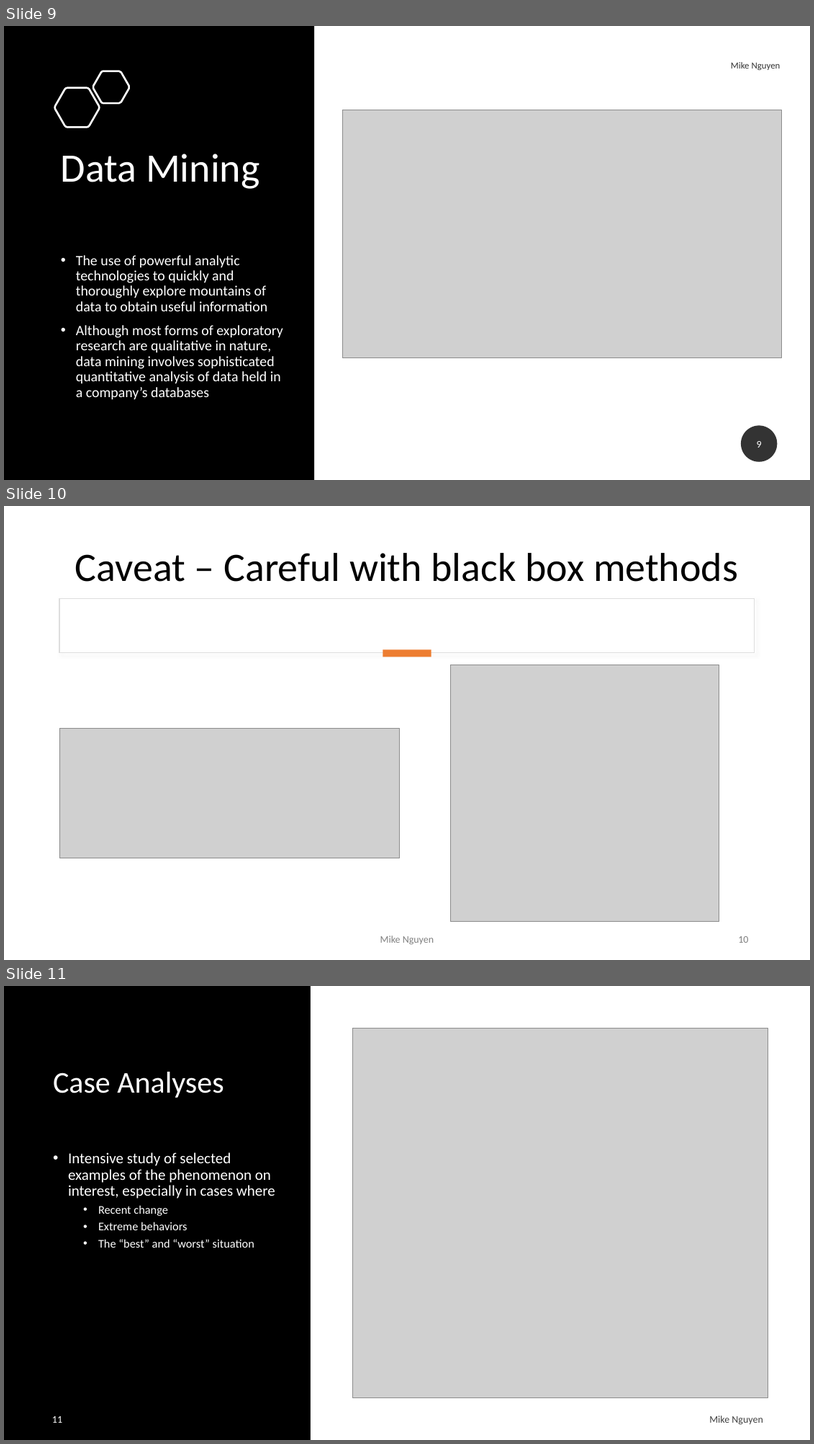
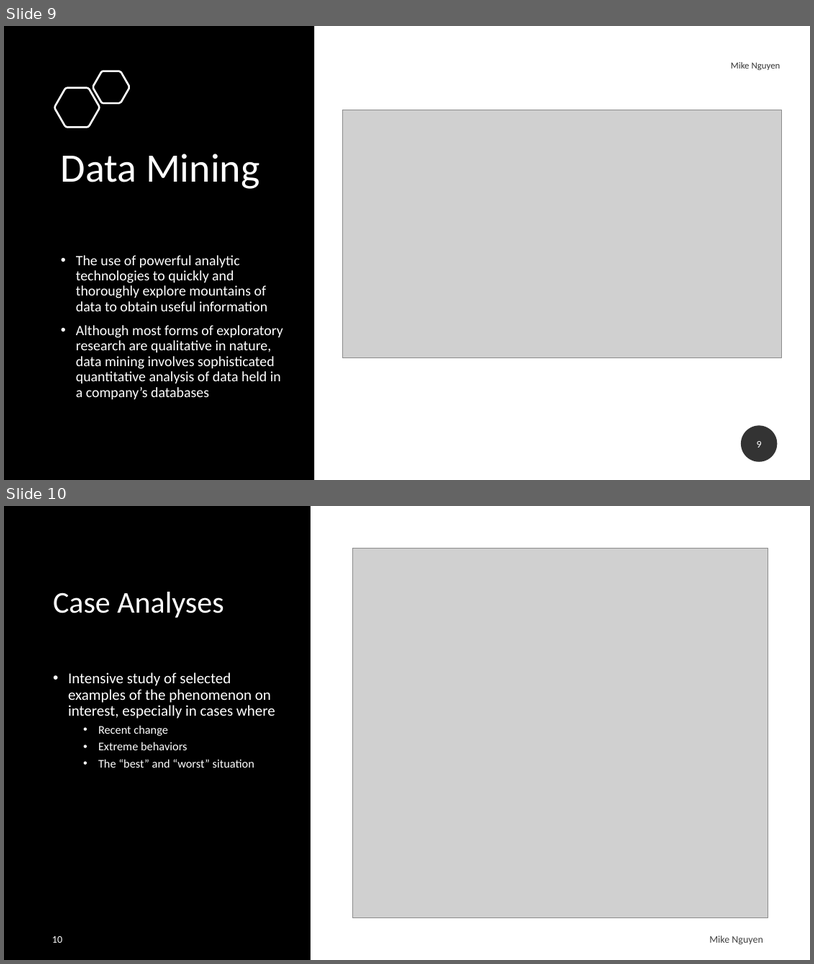
Before and after one commit to mikenguyen13/mar4050_S22, a slide deck: lectures/3/1_Research Design.pptx. Shown one above the other, each under a label of ours: slides 9, 10 and 11 before the commit, slides 9 and 10 after it. The pictures are 814x1444 and 814x964 pixels, drawn with LibreOffice and Linux fonts; fonts in the diff are those of the drawing; grey boxes stand for pictures. Boxes give left, top, right and bottom in pixels: in the first picture for what was removed or moved away, otherwise in the second. Text is boxed around its words. In the diff, an @@ line names an element or a change of style, - is before the commit and + after.

Commit message:
update

```diff
--- a/lectures/3/1_Research Design.pptx
+++ b/lectures/3/1_Research Design.pptx
@@ slide 10 removed at box(4, 506, 810, 960), background #FFFFFF @@
@@ title removed at box(75, 553, 738, 582) @@
-Caveat – Careful with black box methods
@@ rectangle removed at box(59, 599, 756, 653) @@
@@ rectangle removed at box(383, 649, 432, 656) @@
@@ picture removed at box(451, 664, 719, 921) @@
@@ picture removed at box(59, 728, 399, 858) @@
@@ text removed at box(381, 935, 434, 944) @@
-Mike Nguyen
@@ page number removed at box(738, 936, 748, 942) @@
-10
@@ what was slide 11 is now slide 10 @@
@@ page number at box(52, 936, 62, 942): text changed @@
-11
+10
```
